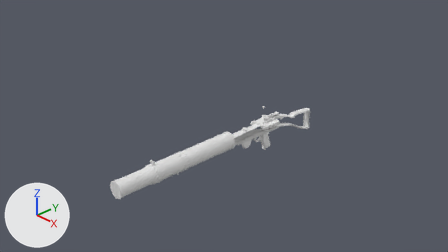
Renders of the Blender file Lewis Gun/lewisGun.blend from each side of a commit.
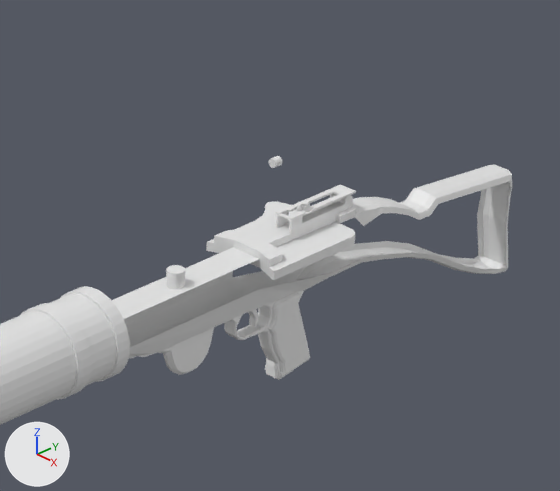
Each version appears first from the file's camera 'Camera', and next in a close-up on the part from 47% to 71% of the width and 30% to 68% of the height. The lights are fixed; the arrows at lower left show +X, +Y and +Z. The last two pictures show the newer version.

Script lines for the objects in view, before the commit:
```python
me_cylinder_005 = bpy.data.meshes.new('Cylinder.005')
me_cylinder_005.from_pydata(...)  # 2281 vertices, 1430 faces, 55 loose edges; spans x -1.6..1.1, y -3.4..2.3, z -15.1..14.4
me_cylinder_005.materials.append(None)
ob_lewisgun = bpy.data.objects.new('lewisGun', me_cylinder_005)
ob_lewisgun.location = (0.0, -0.028, -0.407)
ob_lewisgun.rotation_euler = (1.571, 0.0, 0.0)  # degrees (90, 0, 0)
ob_lewisgun.scale = (0.163, 0.163, 0.163)
```
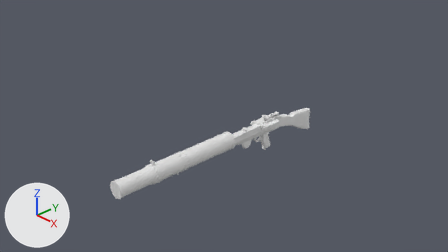
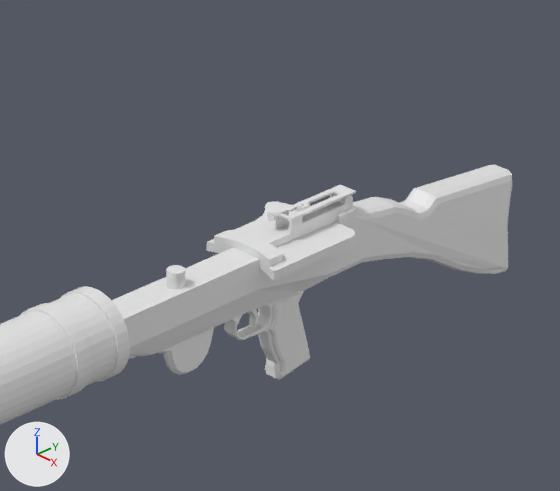
Commit message: Lewis gun receiver update 2/2

Pixel boxes [x1, y1, x2, y2] of what changed, in the close-ups (560 x 491 px; the box of a moved part takes in the faces that stretch with it):
'lewisGun', reshaped
    before: [0, 156, 512, 425]
    after: [0, 164, 512, 425]
part 1 of me_cylinder_005, moved or reshaped
    before: [269, 156, 282, 168]
    after: [267, 209, 281, 221]
part 2 of me_cylinder_005, built on
    before: [111, 197, 395, 357]
    after: [111, 181, 511, 356]

What the commit changed:
me_cylinder_005 is used by ob_lewisgun; location (0.0, -0.028, -0.407); rotation (1.571, 0.0, 0.0), in degrees (90, 0, 0); scale (0.163, 0.163, 0.163).
me_cylinder_005 had 2281 vertices, 1430 faces, 55 loose edges and spanned x -1.6..1.1, y -3.4..2.3, z -15.1..14.4.
me_cylinder_005 now has 2290 vertices, 1444 faces, 59 loose edges and spans x -1.6..1.1, y -3.4..1.5, z -15.1..14.4.
me_cylinder_005 part 1: the loose piece of 194 vertices spanning x -0.3..-0.1, y 2.1..2.3, z -7.0..-6.8 is moved by (0.0, -1.4, 0.0).
Part 2, on me_cylinder_005:
13 vertices are removed from x -0.9..0.8, y 0.0..0.5, z -9.4..-5.6.
24 faces are deleted.
10 vertices in x -0.4..0.4, y 0.1..0.4, z -10.1..-9.4 move by (0.0, -0.1, 0.0).
2 vertices move from x -0.4..0.2, y -0.1..0.1, z -9.5..-5.8 to x -0.4..0.6, y 0.1..0.3, z -9.4..-5.7.
22 vertices are added at x -0.7..0.6, y -1.1..0.5, z -9.4..-2.1.
4 loose edges are added.
38 new faces join them.
